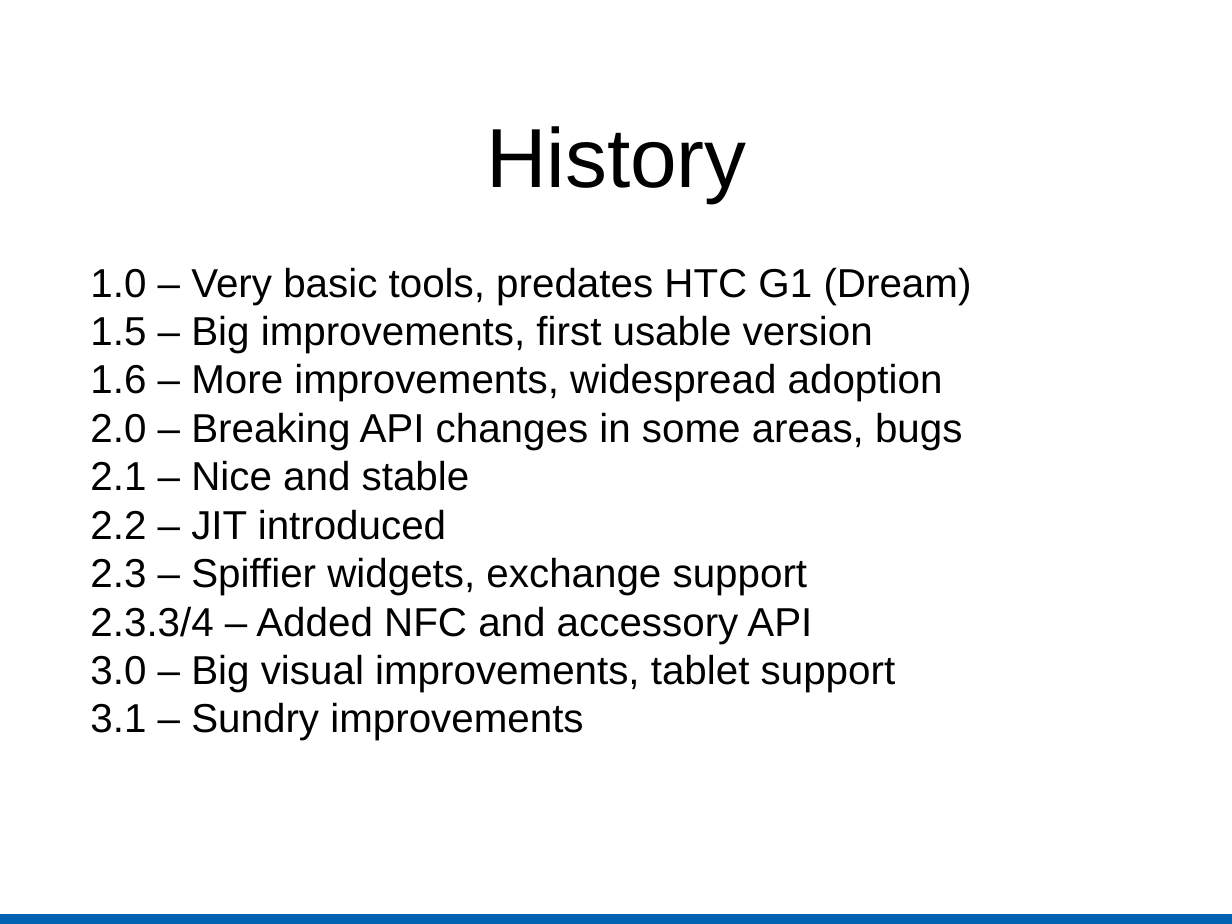
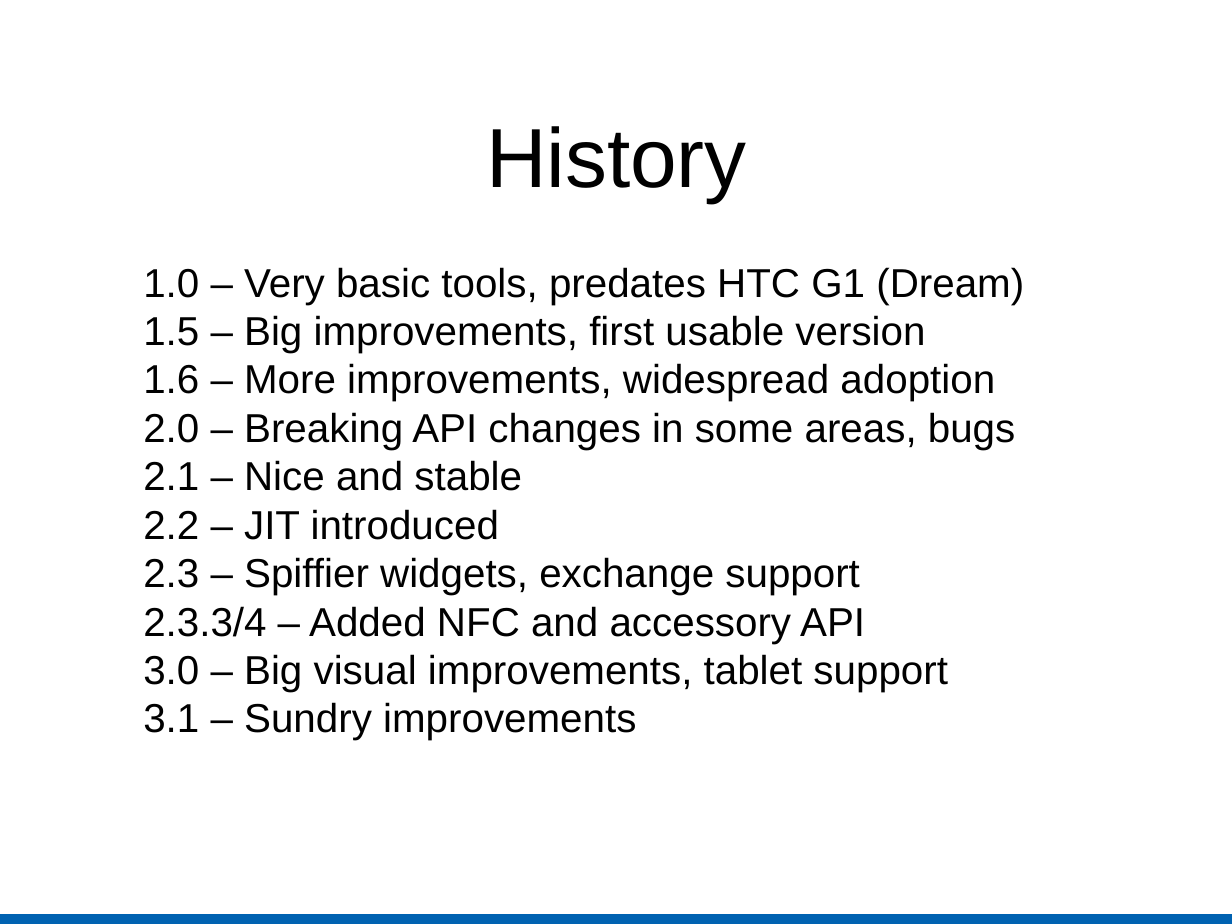
Before and after one commit to warwickhunter/play, a slide deck: slide 2 of android_preso/introduction_to_android_development.odp. Drawn at 1232x924 pixels with LibreOffice and Linux fonts; fonts in the diff are those of the drawing. Boxes give left, top, right and bottom in pixels: in the first picture for what was removed or moved away, otherwise in the second. Text is boxed around its words. In the diff, an @@ line names an element or a change of style, - is before the commit and + after.

```diff
--- a/android_preso/introduction_to_android_development.odp
+++ b/android_preso/introduction_to_android_development.odp
@@ text "1.0 – Very basic tools, ..." at [143, 267, 1024, 740]: indent changed @@
```
Also in this commit, not shown: 3 other slides changed.
